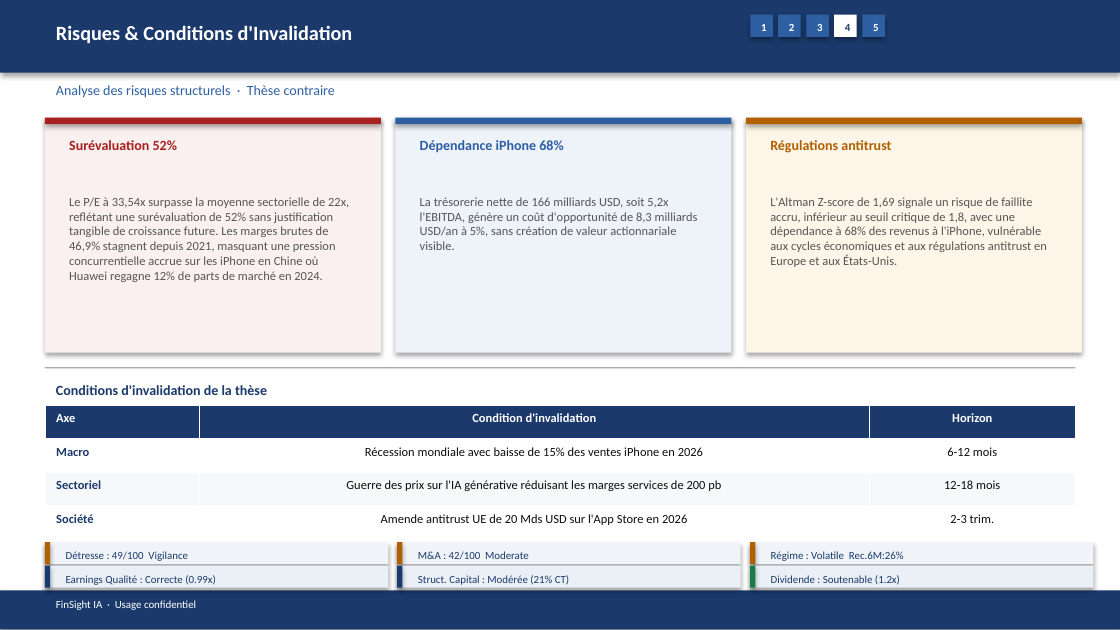
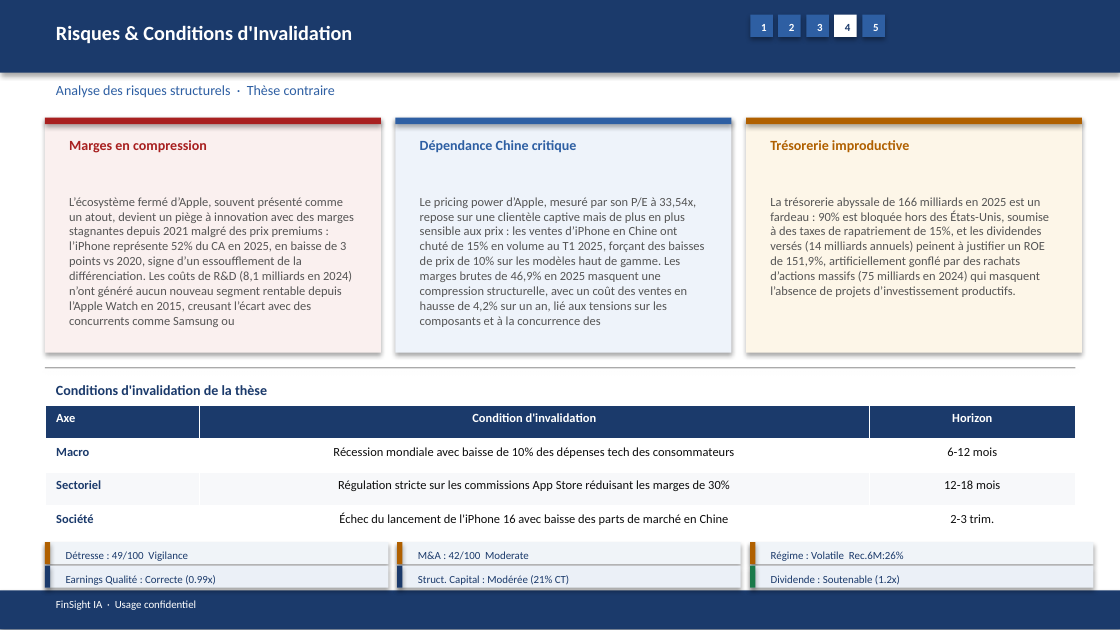
Before and after one commit to baptistejeh07-art/finsight-ia, a slide deck: slide 16 of preview/AAPL/AAPL_pitchbook.pptx. Drawn at 1120x630 pixels with LibreOffice and Linux fonts; fonts in the diff are those of the drawing. Boxes give left, top, right and bottom in pixels: in the first picture for what was removed or moved away, otherwise in the second. Text is boxed around its words. In the diff, an @@ line names an element or a change of style, - is before the commit and + after.

```diff
--- a/preview/AAPL/AAPL_pitchbook.pptx
+++ b/preview/AAPL/AAPL_pitchbook.pptx
@@ text at (x1=69, y1=140, x2=207, y2=153): text changed @@
-Surévaluation 52%
+Marges en compression
@@ text at (x1=420, y1=140, x2=577, y2=152): text changed @@
-Dépendance iPhone 68%
+Dépendance Chine critique
@@ text at (x1=770, y1=140, x2=909, y2=153): text changed @@
-Régulations antitrust
+Trésorerie improductive
@@ text at (x1=69, y1=197, x2=354, y2=327): text changed @@
-Le P/E à 33,54x surpasse la moyenne sectorielle de 22x, reflétant une surévaluation de 52% sans justification tangible de croissance future. Les marges brutes de 46,9% stagnent depuis 2021, masquant une pression concurrentielle accrue sur les iPhone en Chine où Huawei regagne 12% de parts de marché en 2024.
+L’écosystème fermé d’Apple, souvent présenté comme un atout, devient un piège à innovation avec des marges stagnantes depuis 2021 malgré des prix premiums : l’iPhone représente 52% du CA en 2025, en baisse de 3 points vs 2020, signe d’un essoufflement de la différenciation. Les coûts de R&D (8,1 milliards en 2024) n’ont généré aucun nouveau segment rentable depuis l’Apple Watch en 2015, creusant l’écart avec des concurrents comme Samsung ou
@@ text at (x1=420, y1=197, x2=704, y2=327): text changed @@
-La trésorerie nette de 166 milliards USD, soit 5,2x l'EBITDA, génère un coût d'opportunité de 8,3 milliards USD/an à 5%, sans création de valeur actionnariale visible.
+Le pricing power d’Apple, mesuré par son P/E à 33,54x, repose sur une clientèle captive mais de plus en plus sensible aux prix : les ventes d’iPhone en Chine ont chuté de 15% en volume au T1 2025, forçant des baisses de prix de 10% sur les modèles haut de gamme. Les marges brutes de 46,9% en 2025 masquent une compression structurelle, avec un coût des ventes en hausse de 4,2% sur un an, lié aux tensions sur les composants et à la concurrence des
@@ text at (x1=770, y1=197, x2=1049, y2=297): text changed @@
-L'Altman Z-score de 1,69 signale un risque de faillite accru, inférieur au seuil critique de 1,8, avec une dépendance à 68% des revenus à l'iPhone, vulnérable aux cycles économiques et aux régulations antitrust en Europe et aux États-Unis.
+La trésorerie abyssale de 166 milliards en 2025 est un fardeau : 90% est bloquée hors des États-Unis, soumise à des taxes de rapatriement de 15%, et les dividendes versés (14 milliards annuels) peinent à justifier un ROE de 151,9%, artificiellement gonflé par des rachats d’actions massifs (75 milliards en 2024) qui masquent l’absence de projets d’investissement productifs.
@@ table at (x1=45, y1=405, x2=1075, y2=540) @@
-row 2, column 2: Récession mondiale avec baisse de 15% des ventes iPhone en 2026
+row 2, column 2: Récession mondiale avec baisse de 10% des dépenses tech des consommateurs
-row 3, column 2: Guerre des prix sur l'IA générative réduisant les marges services de 200 pb
+row 3, column 2: Régulation stricte sur les commissions App Store réduisant les marges de 30%
-row 4, column 2: Amende antitrust UE de 20 Mds USD sur l'App Store en 2026
+row 4, column 2: Échec du lancement de l'iPhone 16 avec baisse des parts de marché en Chine
```
Also in this commit, not shown: 14 other slides changed, 4 other files.
